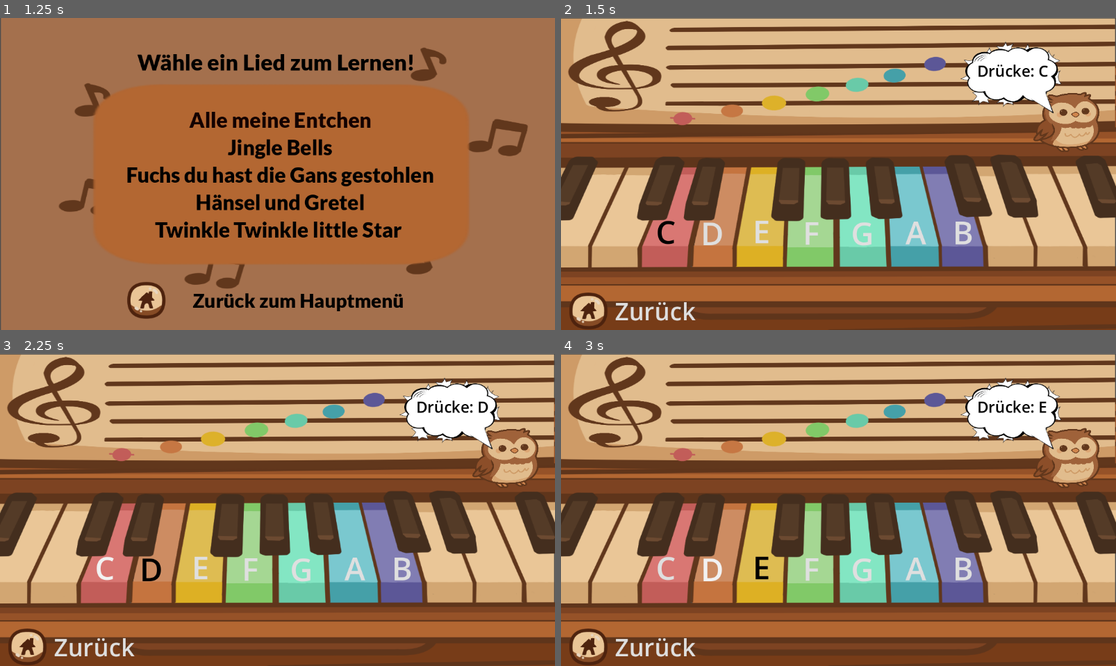
Above: before the commit, frames 1-4 (two rows, left to right).
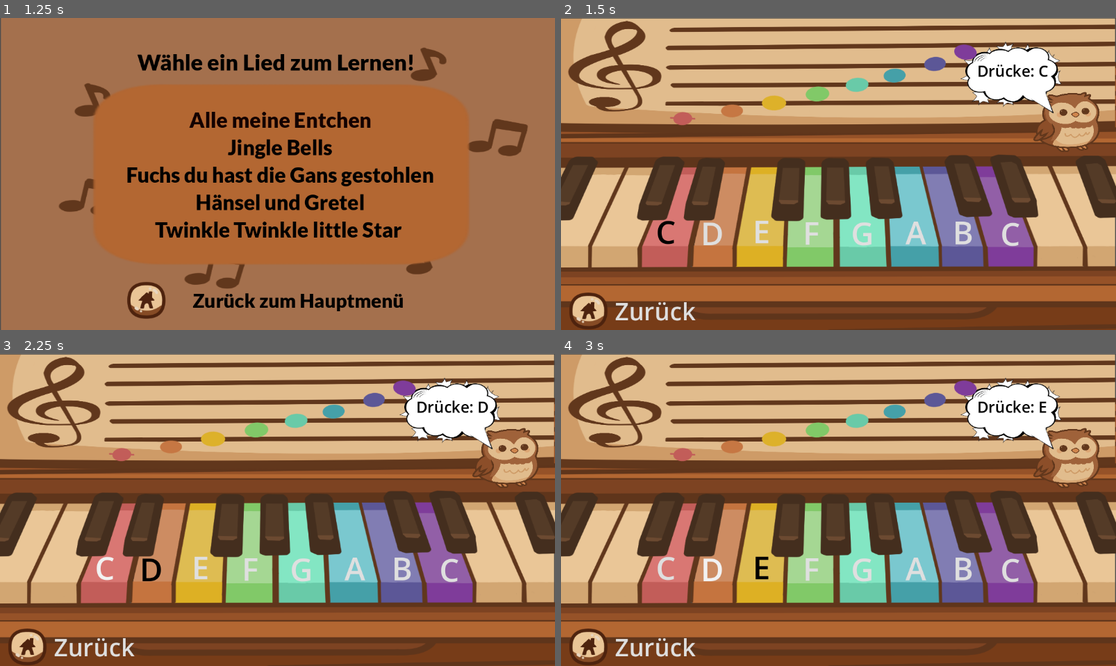
Above: after the commit, the same moments.

Repository: AdamBakashev/PianoABC
Game: Godot game, scene res://MainMenu.tscn
Two runs of this game, one before a commit and one after it. Both use one fixed random seed, a clock stepped at 60 frames per second and the inputs below.
Inputs:
- Up to frame 1 (1.25 s): click "Lern Modus" at 0.5 s
- Up to frame 2 (1.5 s): click "Fuchs du hast die Gans gestoh…" at 1.25 s
- Up to frame 3 (2.25 s): click "C" at 2 s
- Up to frame 4 (3 s): click "D" at 2.75 s

Frame 1 is identical in both runs. In frame 2, 2.0% of the frame differs, in the area x 70-86%, y 8-80%; in frame 3, 2.0%; in frame 4, 2.0%.

Commit message:
c5 zu fuchsgans wieder hinzugefügt

Diff:
--- a/Songs/HappyBirthday.tscn
+++ b/Songs/HappyBirthday.tscn
@@ -37,6 +37,7 @@
 [ext_resource type="Texture2D" uid="uid://c3ke4ul741cdq" path="res://Bilder/Projekt Klavierspiel/Notenanzeige/Notenanzeige1.png" id="21_p2nut"]
 [ext_resource type="Texture2D" uid="uid://ea52k5iucxw6" path="res://Bilder/Projekt Klavierspiel/Notenanzeige/Notenanzeige2.png" id="22_hetrw"]
 [ext_resource type="Texture2D" uid="uid://h7wqgxurh7ip" path="res://Bilder/Klavier/KlaviertasteLinks12.png" id="22_ljqsa"]
+[ext_resource type="Texture2D" uid="uid://b5wehg5t4kgw0" path="res://Bilder/Klavier/KlaviertasteLinks10.png" id="22_ytttq"]
 [ext_resource type="Texture2D" uid="uid://b36cp42p4mmvh" path="res://Bilder/Projekt Klavierspiel/Notenanzeige/Notenanzeige3.png" id="23_4g4m2"]
 [ext_resource type="Texture2D" uid="uid://bdi5eqnguspeo" path="res://Bilder/Klavier/Klaviertasten Schwarz/KlaviertastenSchwarzRechts9.png" id="23_xfcyk"]
 [ext_resource type="Texture2D" uid="uid://i77047qt8axf" path="res://Bilder/Projekt Klavierspiel/Notenanzeige/Notenanzeige4.png" id="24_6aefp"]
@@ -370,7 +371,7 @@
 z_index = -2
 position = Vector2(356.446, -104.46)
 scale = Vector2(1.78041, 0.967001)
-texture = ExtResource("21_b7dgx")
+texture = ExtResource("22_ytttq")
 
 [node name="Sprote3" type="Sprite2D" parent="keyboard"]
 z_index = -1
@@ -750,12 +751,11 @@
 metadata/_edit_lock_ = true
 
 [node name="Key_C5" type="Button" parent="."]
-visible = false
-layout_mode = 0
-offset_left = 904.0
-offset_top = 356.0
-offset_right = 981.0
-offset_bottom = 447.0
+layout_mode = 0
+offset_left = 902.0
+offset_top = 357.0
+offset_right = 1000.0
+offset_bottom = 489.0
 theme_override_font_sizes/font_size = 65
 theme_override_styles/focus = SubResource("StyleBoxEmpty_etmil")
 theme_override_styles/disabled_mirrored = SubResource("StyleBoxEmpty_g7syp")
@@ -775,7 +775,6 @@
 stream = ExtResource("28_hwokx")
 
 [node name="Notenanzeige8" type="Sprite2D" parent="."]
-visible = false
-position = Vector2(789, 52)
-scale = Vector2(0.708861, 0.809353)
+position = Vector2(857, 44)
+scale = Vector2(0.563291, 0.649281)
 texture = ExtResource("29_ululh")
--- a/einstellung.tscn
+++ b/einstellung.tscn
@@ -70,6 +70,7 @@
 text = "Developed by: ATEEE"
 
 [node name="Label2" type="Label" parent="."]
+layout_mode = 0
 offset_left = 747.0
 offset_top = 260.0
 offset_right = 954.0
Not shown: 1 places in Songs/HappyBirthday.tscn that only renumber resources
